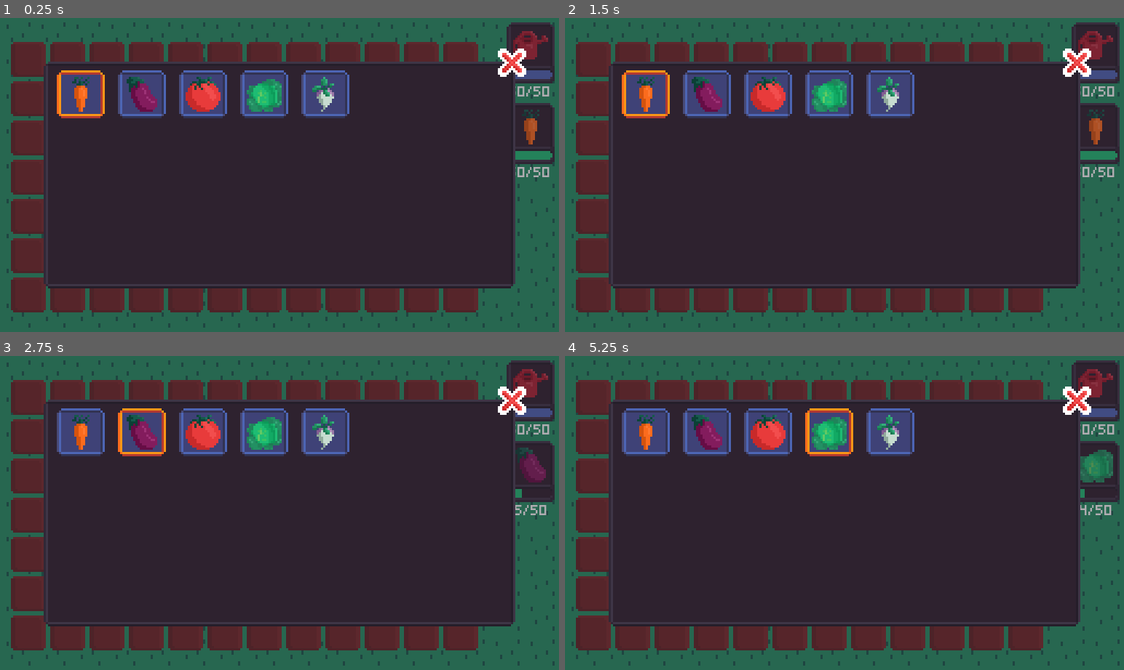
Above: before the commit, frames 1-4 (two rows, left to right).
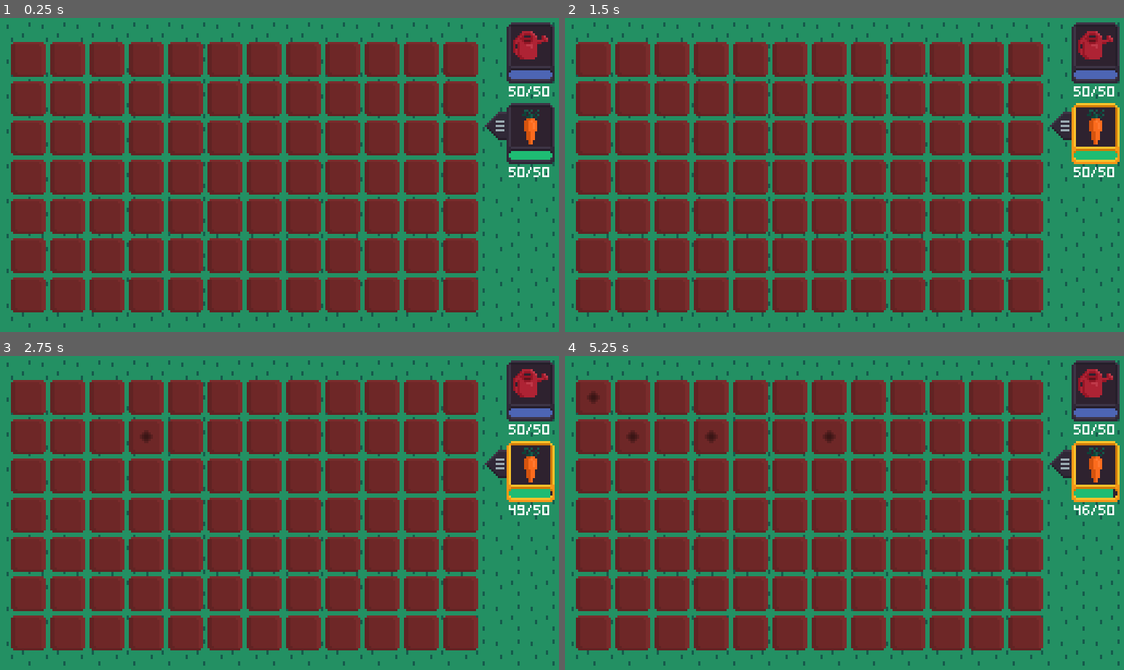
Above: after the commit, the same moments.

Repository: theludovyc/JamEstLa4
Game: Godot game, scene res://Scene/garden/Garden.tscn
Same seed, same stepped clock (60 frames per second), same inputs: the game is played once before the commit and once after it.
Inputs (mouse positions are in pixels of both pictures, inside the frame that each line leads up to):
- Up to frame 1 (0.25 s): no input
- Up to frame 2 (1.5 s): click (1096, 46) at 0.5 s; click (1096, 127) at 1.25 s
- Up to frame 3 (2.75 s): click (139, 431) at 2.02 s
- Up to frame 4 (5.25 s): click (643, 431) at 2.77 s; click (592, 396) at 3.52 s; click (766, 431) at 4.27 s; click (827, 431) at 5.02 s

The runs differ from the first frame. In frame 1, 85% of the frame differs, in the area x 0-100%, y 0-100%; in frame 2, 85%; in frame 3, 86%; in frame 4, 86%.

Commit message:
garden update

Diff:
--- a/Scene/garden/SeedMenu.tscn
+++ b/Scene/garden/SeedMenu.tscn
@@ -120,7 +120,8 @@
 [node name="SeedMenu" type="Control"]
 anchor_right = 1.0
 anchor_bottom = 1.0
-margin_right = -0.00511169
+margin_left = 256.0
+margin_right = 255.995
 script = ExtResource( 4 )
 __meta__ = {
 "_edit_lock_": true,
@@ -128,7 +129,7 @@
 }
 
 [node name="Dark" type="ColorRect" parent="."]
-modulate = Color( 1, 1, 1, 0.376471 )
+modulate = Color( 1, 1, 1, 0 )
 anchor_right = 1.0
 anchor_bottom = 1.0
 margin_right = 0.000228882
@@ -244,6 +245,7 @@
 offset = Vector2( 3, 3 )
 
 [node name="TextureButton" type="TextureButton" parent="."]
+visible = false
 margin_left = 228.0
 margin_top = 14.0
 margin_right = 241.0
